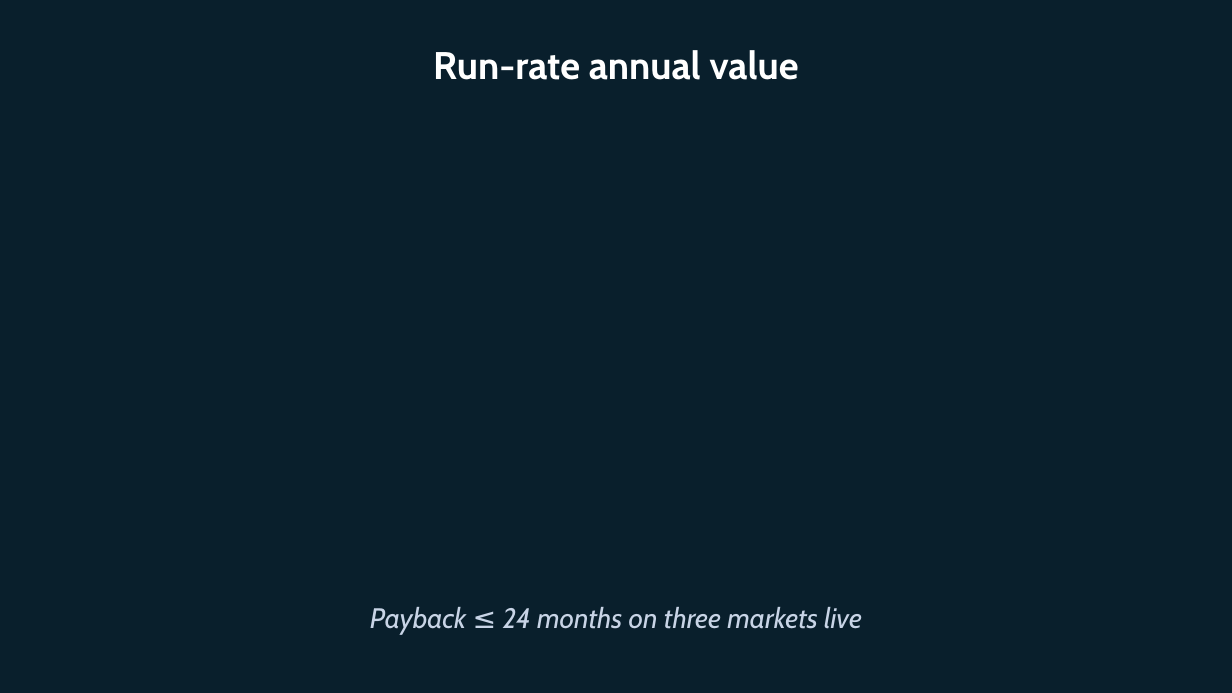
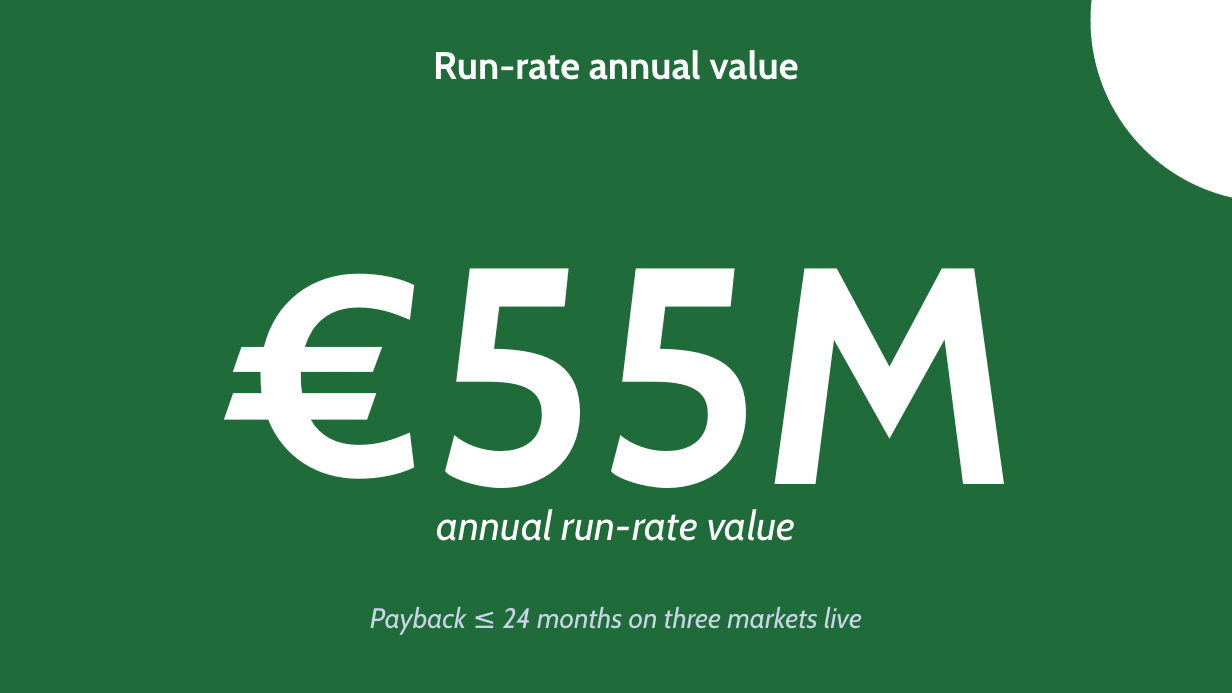
Before and after one commit to EtienneSIG/AMA_Project, a slide deck: slide 6 of Restitution01/build/LearnEU-CXO-Restitution.pptx. Drawn at 1232x693 pixels with LibreOffice and Linux fonts; fonts in the diff are those of the drawing; background and template pictures are left out. Boxes give left, top, right and bottom in pixels: in the first picture for what was removed or moved away, otherwise in the second. Text is boxed around its words. In the diff, an @@ line names an element or a change of style, - is before the commit and + after.

```diff
--- a/Restitution01/build/LearnEU-CXO-Restitution.pptx
+++ b/Restitution01/build/LearnEU-CXO-Restitution.pptx
@@ rectangle added at (x1=0, y1=0, x2=1232, y2=693), fill #1F6B3A @@
@@ ellipse added at (x1=1091, y1=0, x2=1232, y2=202), fill #FFFFFF @@
@@ text added at (x1=214, y1=268, x2=1018, y2=541), 240 pt, text #FFFFFF, bold @@
+€55M
@@ text added at (x1=436, y1=509, x2=795, y2=541), 32 pt, text #FFFFFF, italic @@
+annual run-rate value
```
Also in this commit, not shown: 6 other slides changed, 21 other files.
